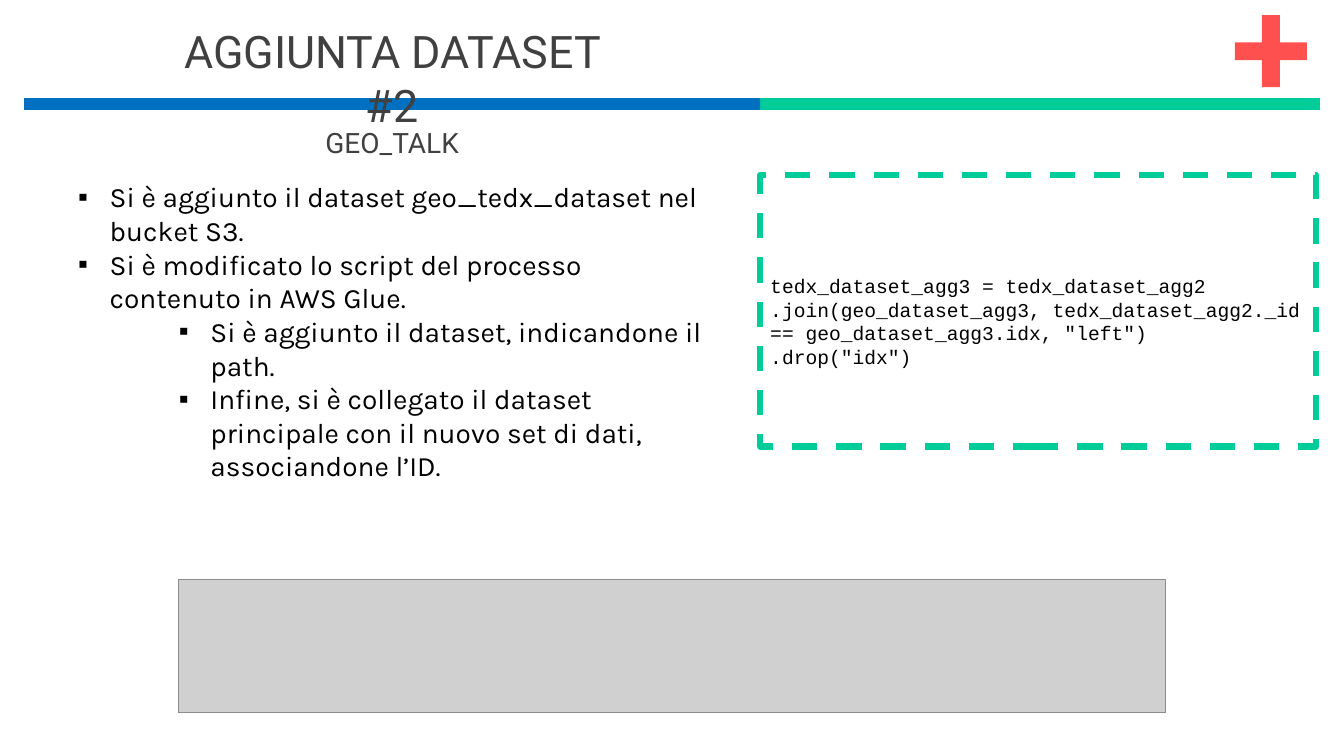
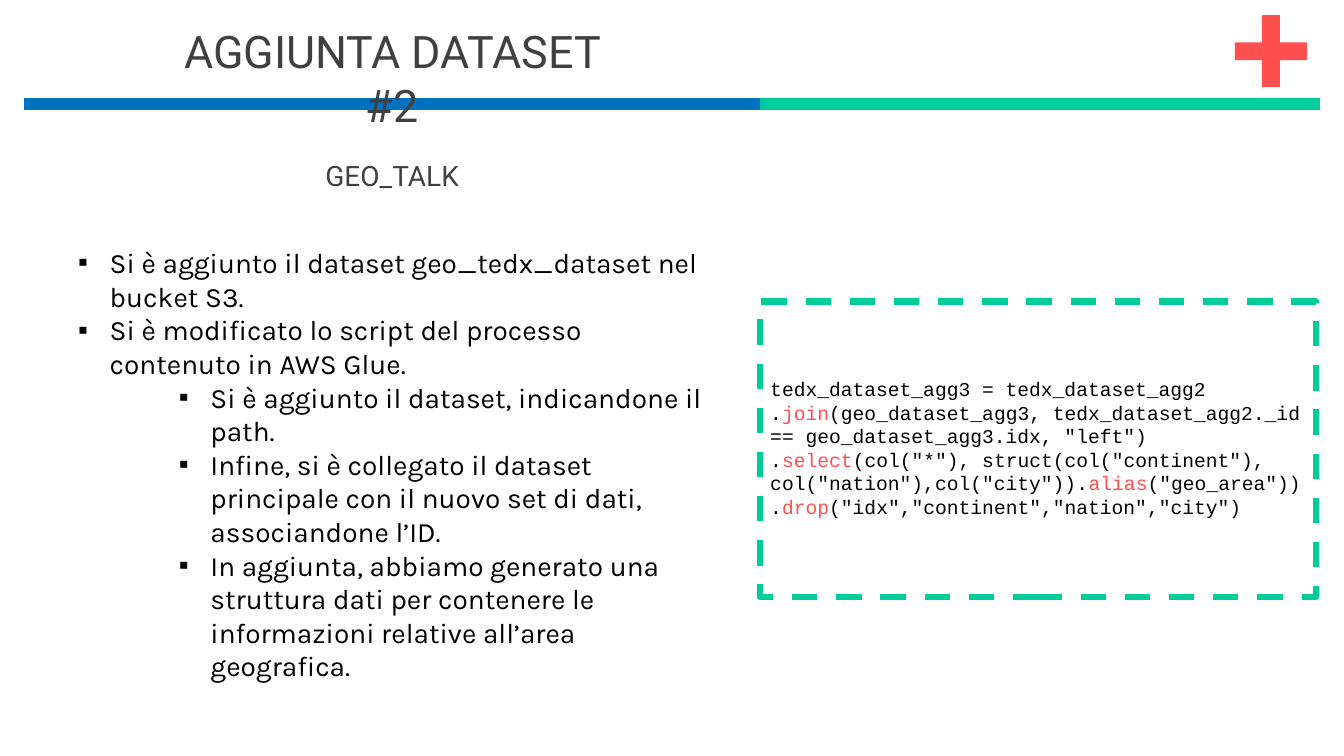
Before and after one commit to simonec96/lab-TCM, a slide deck: slide 3 of Presentazioni/2.1_GEOx.pptx. Drawn at 1344x756 pixels with LibreOffice and Linux fonts; fonts in the diff are those of the drawing; grey boxes stand for pictures. Boxes give left, top, right and bottom in pixels: in the first picture for what was removed or moved away, otherwise in the second. Text is boxed around its words. In the diff, an @@ line names an element or a change of style, - is before the commit and + after.

Commit message:
Upload Presentation PDF + PPTX

```diff
--- a/Presentazioni/2.1_GEOx.pptx
+++ b/Presentazioni/2.1_GEOx.pptx
@@ text "GEO_TALK": place and size @@
-text "GEO_TALK" at [325,133,459,155]
+text "GEO_TALK" at [325,166,459,188]
@@ text "Si è aggiunto il dataset ...": place and size @@
-text "Si è aggiunto il dataset ..." at [110,185,701,477]
+text "Si è aggiunto il dataset ..." at [110,251,701,644]
@@ rectangle "tedx_dataset_agg3 = tedx_dataset_agg2": place and size @@
-rectangle "tedx_dataset_agg3 = tedx_dataset_agg2" at [760,175,1316,447]
+rectangle "tedx_dataset_agg3 = tedx_dataset_agg2" at [760,301,1316,597]
@@ text in rectangle at [770,406,1300,447]: text colour #000000 to #FF5050 in ".join(geo_dataset_agg3," @@
@@ text in rectangle at [770,453,1300,518]: text changed @@
-.drop("idx")
+.select(col("*"), struct(col("continent"),
+col("nation"),col("city")).alias("geo_area"))
+.drop("idx","continent","nation","city")
@@ text at [210,556,659,644]: paragraph added @@
+    ▪ In aggiunta, abbiamo generato una struttura dati per contenere le informazioni relative all’area geografica.
@@ picture removed at [178,580,1166,713] @@
```
Also in this commit, not shown: 5 other slides changed, 1 slide added, 1 slide removed, 1 other file.
